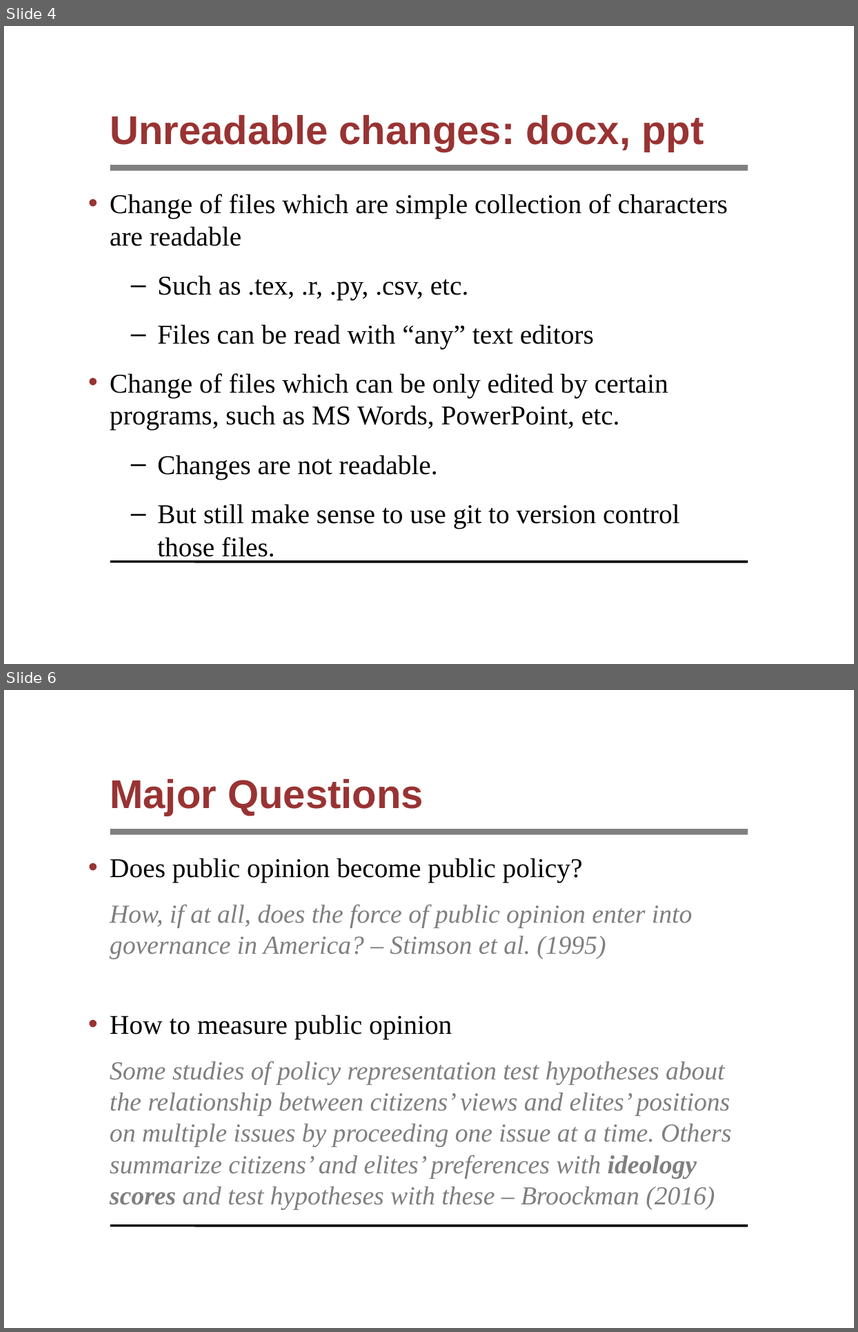
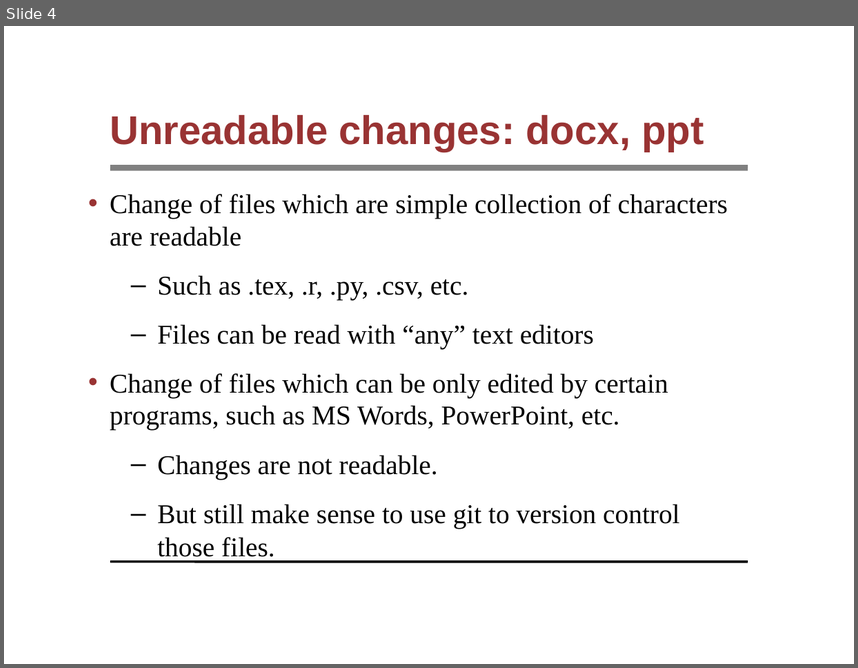
Before and after one commit to syyunn/pml-git, a slide deck: file-changes/main.ppt. Shown one above the other, each under a label of ours: slides 4 and 6 before the commit, slide 4 after it; the slides between them are not shown. The pictures are 858x1332 and 858x668 pixels, drawn with LibreOffice and Linux fonts; fonts in the diff are those of the drawing; background and template pictures are left out. Boxes give left, top, right and bottom in pixels: in the first picture for what was removed or moved away, otherwise in the second. Text is boxed around its words. In the diff, an @@ line names an element or a change of style, - is before the commit and + after.

```diff
--- a/file-changes/main.ppt
+++ b/file-changes/main.ppt
@@ slide 6 removed at bbox=[4, 690, 854, 1328], background #FFFFFF; not listed: 2 template elements that a slide beside it also shows @@
@@ title removed at bbox=[110, 779, 424, 816] @@
-Major Questions
@@ text removed at bbox=[110, 858, 731, 1210] @@
-• Does public opinion become public policy?
-  How, if at all, does the force of public opinion enter into governance in America? – Stimson et al. (1995)
-• How to measure public opinion
-  Some studies of policy representation test hypotheses about the relationship between citizens’ views and elites’ positions on multiple issues by proceeding one issue at a time. Others summarize citizens’ and elites’ preferences with ideology scores and test hypotheses with these – Broockman (2016)
```
Also in this commit, not shown: 1 slide changed, 12 slides added, 12 other slides removed.
